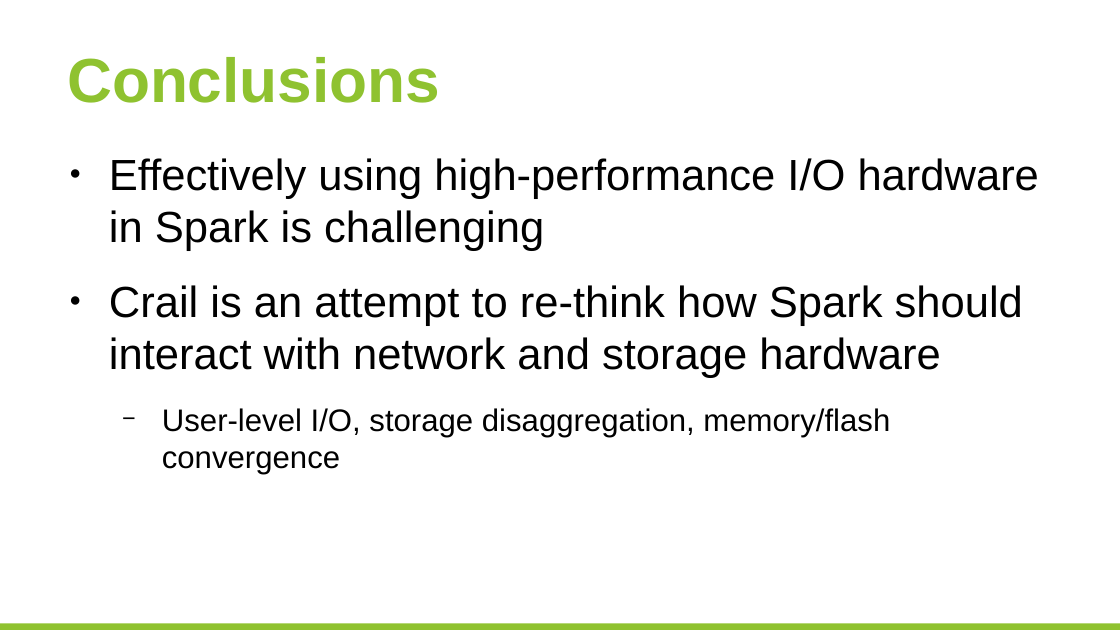
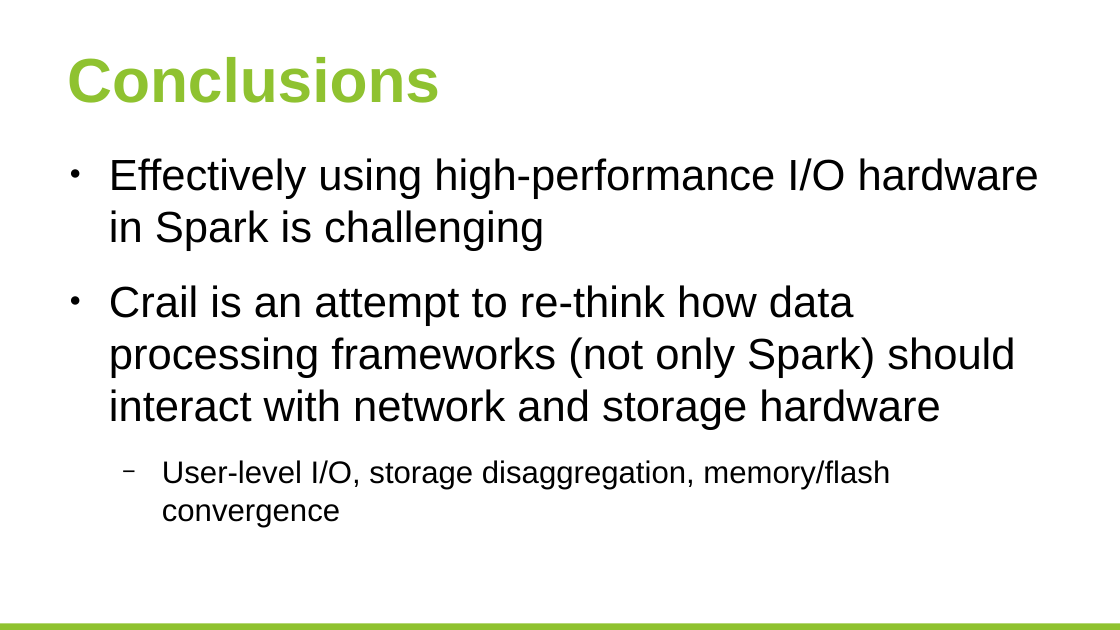
Before and after one commit to huangyibo/spark-summit-17, a slide deck: slide 28 of template.odp (slide 27 before the commit). Drawn at 1120x630 pixels with LibreOffice and Linux fonts; fonts in the diff are those of the drawing; background and template pictures are left out. Boxes give left, top, right and bottom in pixels: in the first picture for what was removed or moved away, otherwise in the second. Text is boxed around its words. In the diff, an @@ line names an element or a change of style, - is before the commit and + after.

```diff
--- a/template.odp
+++ b/template.odp
@@ text at [109, 285, 1015, 430]: text changed @@
-● Crail is an attempt to re-think how Spark should interact with network and storage hardware
+● Crail is an attempt to re-think how data processing frameworks (not only Spark) should interact with network and storage hardware
```
Also in this commit, not shown: 2 other slides changed, 1 slide added.
